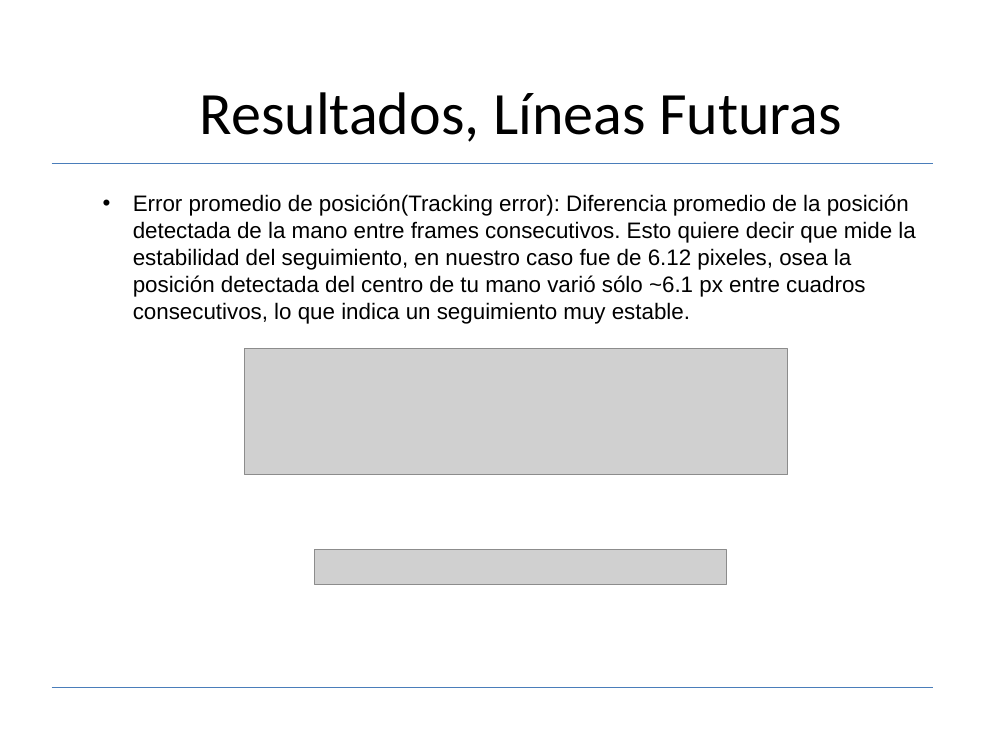
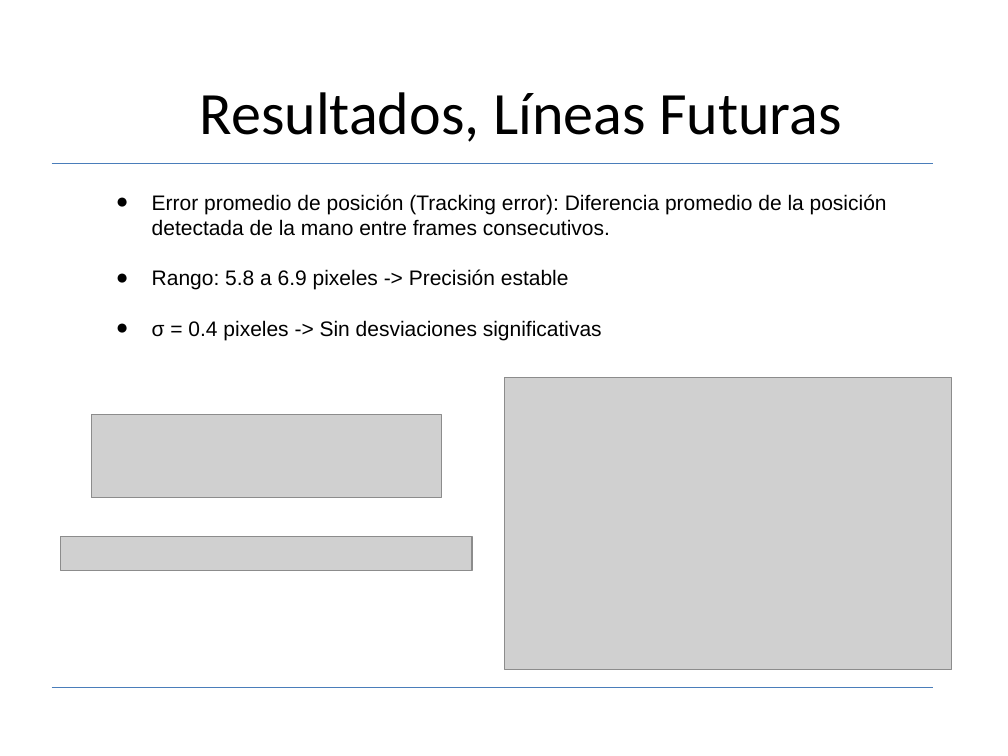
Before and after one commit to GenCabMon/galaxyGuardian, a slide deck: slide 7 of PDI_ExpoJuego.pptx. Drawn at 1008x756 pixels with LibreOffice and Linux fonts; fonts in the diff are those of the drawing; grey boxes stand for pictures. Boxes give left, top, right and bottom in pixels: in the first picture for what was removed or moved away, otherwise in the second. Text is boxed around its words. In the diff, an @@ line names an element or a change of style, - is before the commit and + after.

```diff
--- a/PDI_ExpoJuego.pptx
+++ b/PDI_ExpoJuego.pptx
@@ text at <box>152,194,887,340</box>: text changed; size 16 to 15 pt @@
-• Error promedio de posición(Tracking error): Diferencia promedio de la posición detectada de la mano entre frames consecutivos. Esto quiere decir que mide la estabilidad del seguimiento, en nuestro caso fue de 6.12 pixeles, osea la posición detectada del centro de tu mano varió sólo ~6.1 px entre cuadros consecutivos, lo que indica un seguimiento muy estable.
+● Error promedio de posición (Tracking error): Diferencia promedio de la posición detectada de la mano entre frames consecutivos.
+● Rango: 5.8 a 6.9 pixeles -> Precisión estable
+● σ = 0.4 pixeles -> Sin desviaciones significativas
@@ picture added at <box>505,377,952,669</box> @@
@@ picture: place and size @@
-picture at <box>244,349,787,475</box>
+picture at <box>92,414,442,498</box>
@@ picture: place and size @@
-picture at <box>314,549,726,584</box>
+picture at <box>60,536,472,571</box>
```
Also in this commit, not shown: 5 other slides changed, 2 other files.
